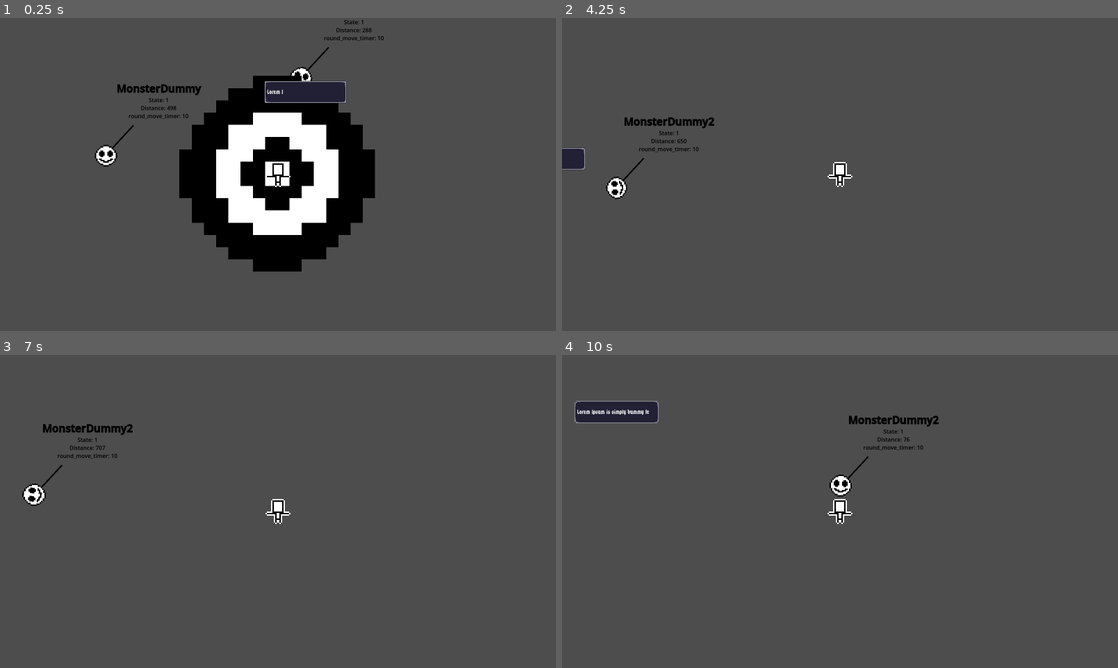
Above: before the commit, frames 1-4 (two rows, left to right).
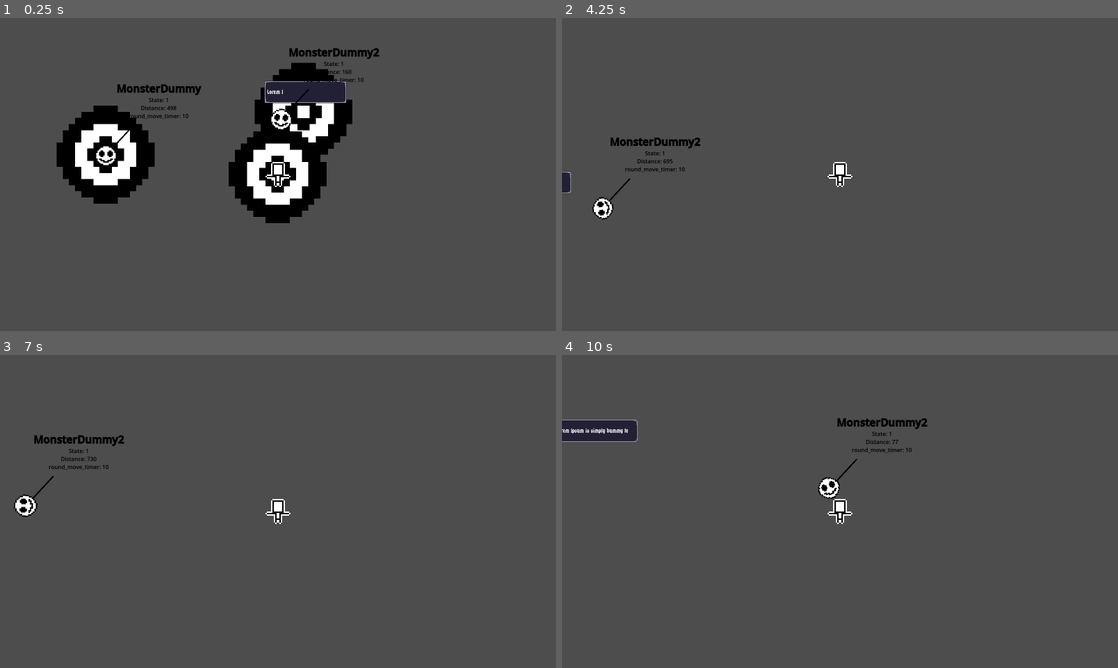
Above: after the commit, the same moments.

Repository: slost/1bj-hero-core
Game: Godot game, scene res://Scenes/Game/map.tscn
Same seed, same stepped clock (60 frames per second), same inputs: the game is played once before the commit and once after it. This scene is started directly instead of the project's main scene.
Inputs:
- Up to frame 1 (0.25 s): no input
- Up to frame 2 (4.25 s): hold Right (move_right) 0.53-1.28 s; hold Space (advance_dialog) 0.53-1.28 s; hold Down (move_down) 1.28-2.03 s; tap Space (advance_dialog) at 1.35, 2.85 s; tap Enter at 2 s; hold Right (move_right) 2.03-2.78 s; hold Space (advance_dialog) 2.03-2.78 s; tap F1 (debug_restart) at 2.75, 3.5 s; hold Up (move_up) 2.78-3.53 s; hold Left (move_left) from 3.53 s (still down); hold Space (advance_dialog) from 3.53 s (still down)
- Up to frame 3 (7 s): release Space (advance_dialog) at 4.28 s; tap Space (advance_dialog) at 4.35, 5.85 s; release Left (move_left) at 5.03 s; hold Down (move_down) 5.03-5.78 s; hold Space (advance_dialog) 5.03-5.78 s; tap F1 (debug_restart) at 5.75, 6.5 s; hold Right (move_right) 5.78-6.53 s; hold Up (move_up) from 6.53 s (still down); hold Space (advance_dialog) from 6.53 s (still down)
- Up to frame 4 (10 s): release Up (move_up) at 7.28 s; release Space (advance_dialog) at 7.28 s; hold Right (move_right) 7.28-8.03 s; tap Space (advance_dialog) at 7.35, 8.85 s; tap F1 (debug_restart) at 8 s; hold Down (move_down) 8.03-8.78 s; hold Space (advance_dialog) 8.03-8.78 s; hold Left (move_left) 8.78-9.53 s; hold Up (move_up) from 9.53 s (still down); hold Space (advance_dialog) from 9.53 s (still down)

The runs differ from the first frame. In frame 1, 19% of the frame differs, in the area x 10-69%, y 0-82%; in frame 2, 1.5%; in frame 3, 1.1%; in frame 4, 2.7%.

Commit message:
Implement Item with Monster

Diff:
--- a/Scenes/Character/monster.gd
+++ b/Scenes/Character/monster.gd
@@ -45,6 +45,7 @@
 
 
 func _ready():
+	z_index = 2
 	current_state = STATE.CHASE
 	radius = speed
 
--- a/Scenes/Character/monster.tscn
+++ b/Scenes/Character/monster.tscn
@@ -6,6 +6,7 @@
 [ext_resource type="Shader" path="res://Shaders/blur.gdshader" id="4_b3buw"]
 [ext_resource type="Texture2D" uid="uid://uadk8k2nefm7" path="res://Assets/Sprites/dummy_enemy.png" id="4_yf73r"]
 [ext_resource type="Shader" path="res://Shaders/outline.gdshader" id="6_n02me"]
+[ext_resource type="PackedScene" uid="uid://cewgw4y4rf720" path="res://Scenes/item.tscn" id="7_mhop7"]
 
 [sub_resource type="CircleShape2D" id="CircleShape2D_ta6hd"]
 radius = 8.0
@@ -102,3 +103,7 @@
 offset_bottom = 16.0
 grow_horizontal = 2
 grow_vertical = 2
+
+[node name="Inventory" type="Node" parent="."]
+
+[node name="Item" parent="Inventory" instance=ExtResource("7_mhop7")]
--- a/Scenes/Skills/pattern.tscn
+++ b/Scenes/Skills/pattern.tscn
@@ -8,7 +8,7 @@
 position = Vector2(-8, -8)
 tile_set = ExtResource("1_ha03x")
 format = 2
-layer_0/tile_data = PackedInt32Array(-1, 196608, 3, -65536, 196608, 3, -65535, 196608, 3, 1, 196608, 3, 65537, 196608, 3, 65536, 196608, 3, 131071, 196608, 3, 65535, 196608, 3, 0, 196608, 3)
+layer_0/tile_data = PackedInt32Array(-1, 131072, 2, -65536, 131072, 2, -65535, 131072, 2, 1, 131072, 2, 65535, 131072, 2, 0, 131072, 2, 65536, 131072, 2, 131071, 131072, 2, 65537, 131072, 2)
 script = ExtResource("1_kb8qd")
 
 [node name="ColorRect" type="ColorRect" parent="."]
--- a/Scenes/Skills/projectile.gd
+++ b/Scenes/Skills/projectile.gd
@@ -5,7 +5,6 @@
 
 func _init():
 	scale = Global.scale
-	add_collision_exception_with(Global.player)
 
 
 func _process(_delta) -> void:
--- a/Scenes/item.tscn
+++ b/Scenes/item.tscn
@@ -8,4 +8,4 @@
 pattern = NodePath("Around")
 
 [node name="Around" parent="." instance=ExtResource("2_txjy0")]
-layer_0/tile_data = PackedInt32Array(-65536, 131072, 2, 65536, 131072, 2, 0, 131072, 2, -65538, 131072, 2, -2, 131072, 2, 65534, 131072, 2, 131070, 131072, 2, 196607, 131072, 2, -131072, 131072, 2, 131073, 131072, 2, 65538, 131072, 2, 2, 131072, 2, -65534, 131072, 2, -131070, 131072, 2)
+layer_0/tile_data = PackedInt32Array(-2, 131072, 2, 65534, 131072, 2, 131070, 131072, 2, 65538, 131072, 2, 2, 131072, 2, -65534, 131072, 2, -65537, 131072, 2, -131072, 131072, 2, -131071, 131072, 2, 131073, 131072, 2, 131072, 131072, 2, 196607, 131072, 2)
--- a/Scripts/skill.gd
+++ b/Scripts/skill.gd
@@ -1,3 +1,4 @@
+## ควบคุมการปล่อยสกิล
 extends Node
 
 var proj_path = "res://Scenes/Skills/projectile.tscn"
@@ -6,11 +7,12 @@
 @export var pattern: Node
 
 @onready var player: Node = $"../.."
+@onready var caster: Node = $"../.."
 
 
 func _process(_delta) -> void:
 	if Global.bars >= bars:
-		spawn_projectile("kick", {spawn_loc = Dir.MID, proj_scale = 8})
+		spawn_projectile("kick", {spawn_loc = Dir.MID, proj_scale = 4})
 		if Global.bars % 2 == 0:
 			spawn_projectile_pattern("kick", "around caster", {spawn_dist = 0})
 		bars += 1
@@ -24,10 +26,11 @@
 	var spawn_dist = _params.get("spawn_dist", 0) # ระยะห่างจากตำแหน่งสปอน
 	var proj_scale = _params.get("proj_scale", 1) # ขนาด projectile
 	var skill_dir
-	var spawn_position = player.global_position \
-	+ ( (spawn_loc * Global.tile_size * player.scale) ) * (spawn_dist + 1)
+	var spawn_position = caster.global_position \
+	+ ( (spawn_loc * Global.tile_size * caster.scale) ) * (spawn_dist + 1)
 	proj.scale = proj_scale * Global.scale
 	proj.global_position = spawn_position
+	proj.add_collision_exception_with(caster)
 	$"..".add_child(proj)
 
 
Not shown: 1 places in Scenes/Character/monster.tscn that only renumber resources
